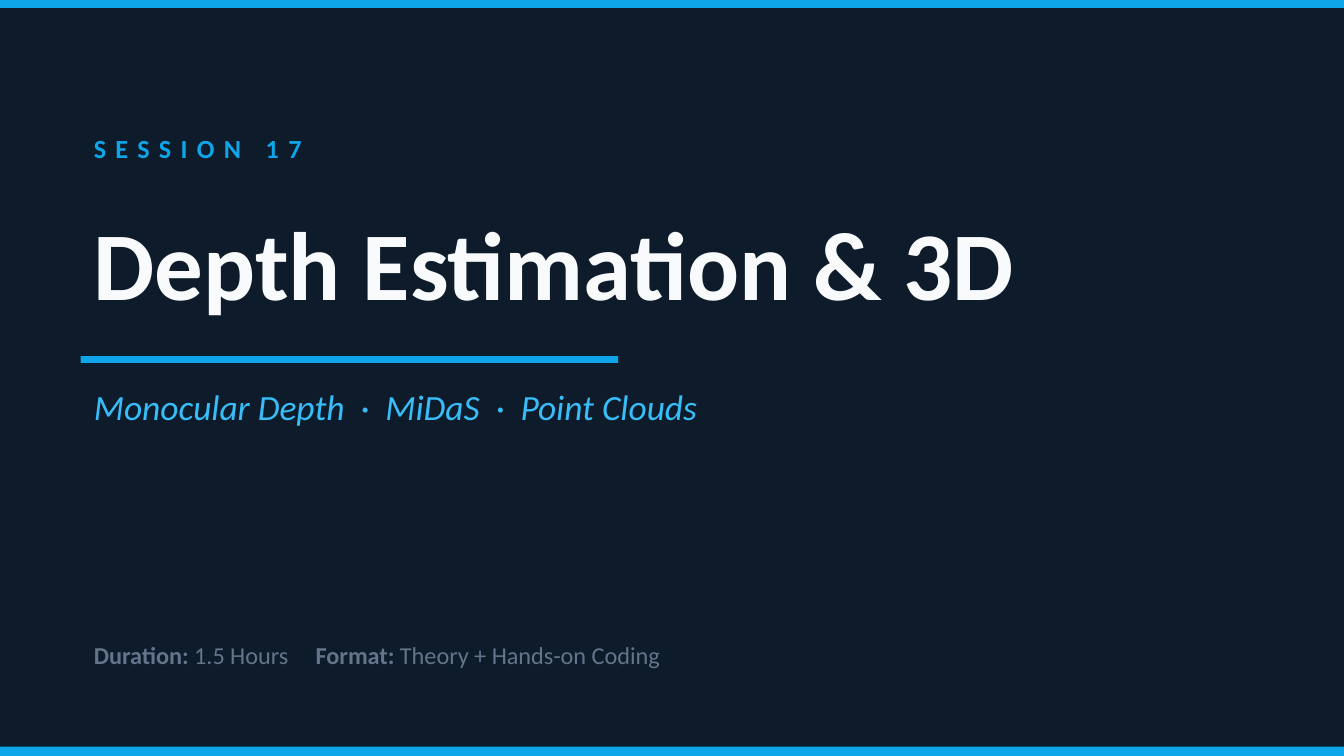
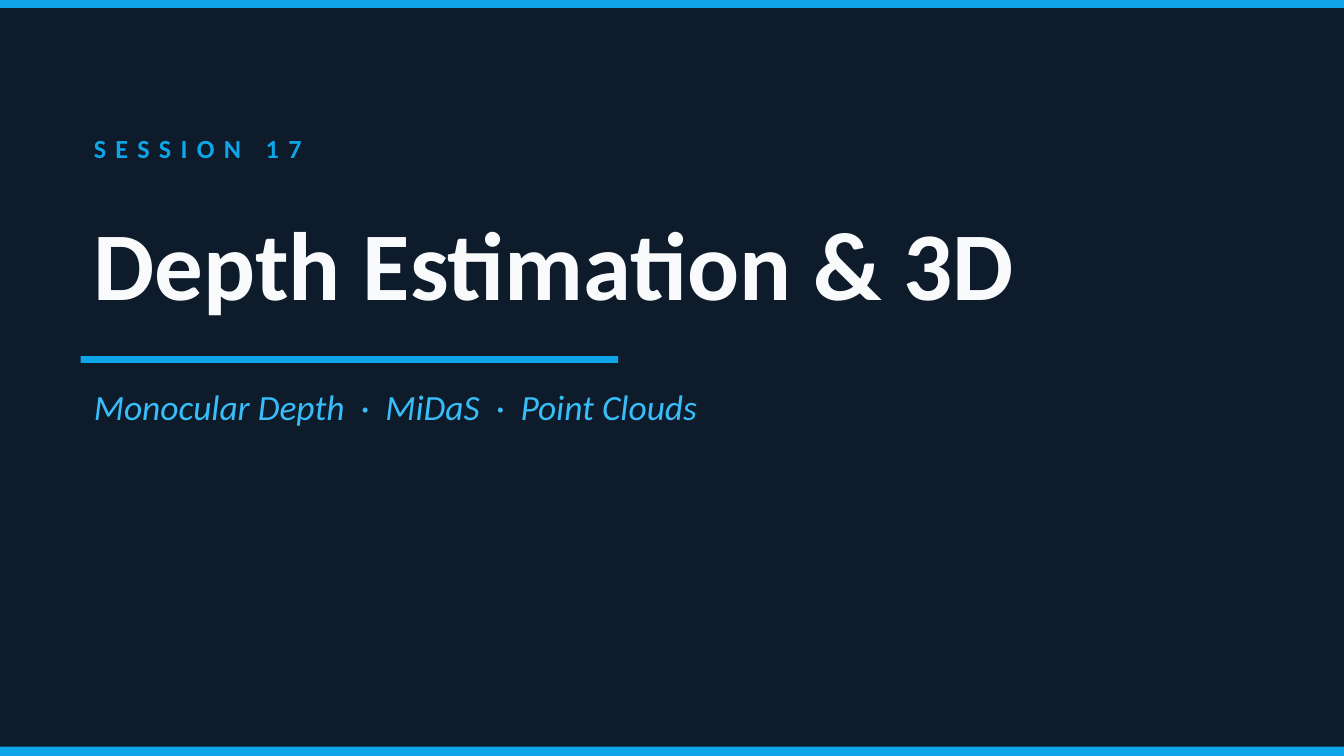
Before and after one commit to ShahZebYousafzai/AI-CV-Lecture, a slide deck: slide 1 of Session 17/Session17_DepthEstimation_3D.pptx. Drawn at 1344x756 pixels with LibreOffice and Linux fonts; fonts in the diff are those of the drawing. Boxes give left, top, right and bottom in pixels: in the first picture for what was removed or moved away, otherwise in the second. Text is boxed around its words. In the diff, an @@ line names an element or a change of style, - is before the commit and + after.

```diff
--- a/Session 17/Session17_DepthEstimation_3D.pptx
+++ b/Session 17/Session17_DepthEstimation_3D.pptx
@@ text removed at <box>94,647,660,668</box> @@
-Duration: 1.5 Hours Format: Theory + Hands-on Coding
```
Also in this commit, not shown: 3 other slides changed, 1 other file.
